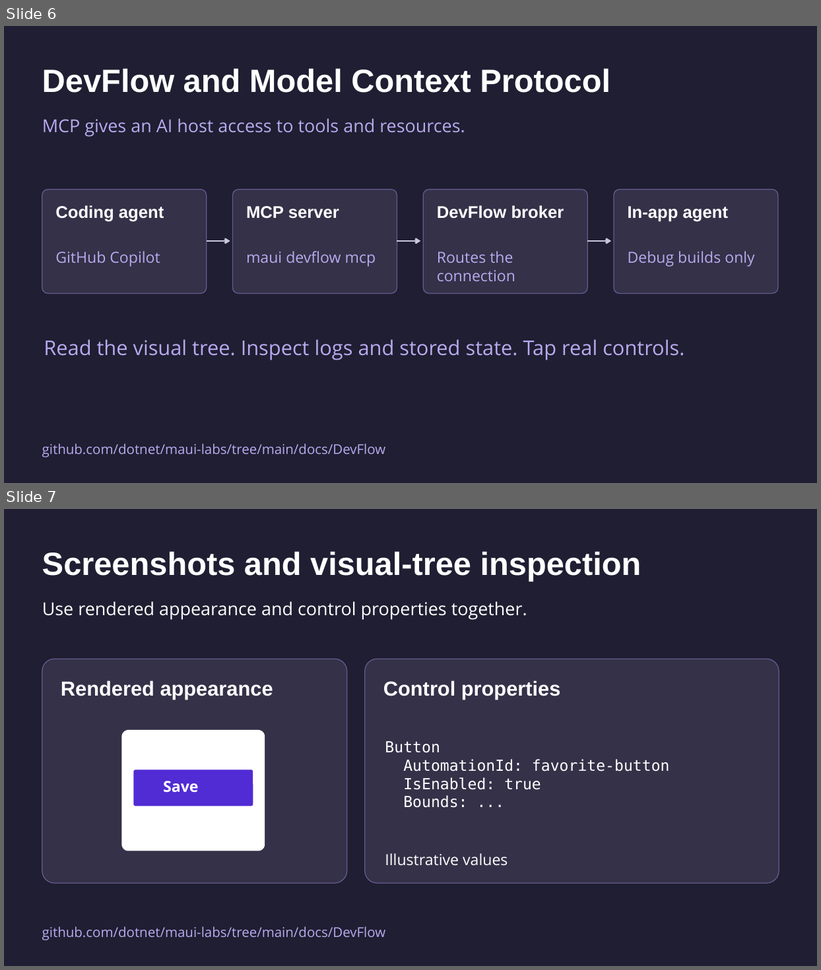
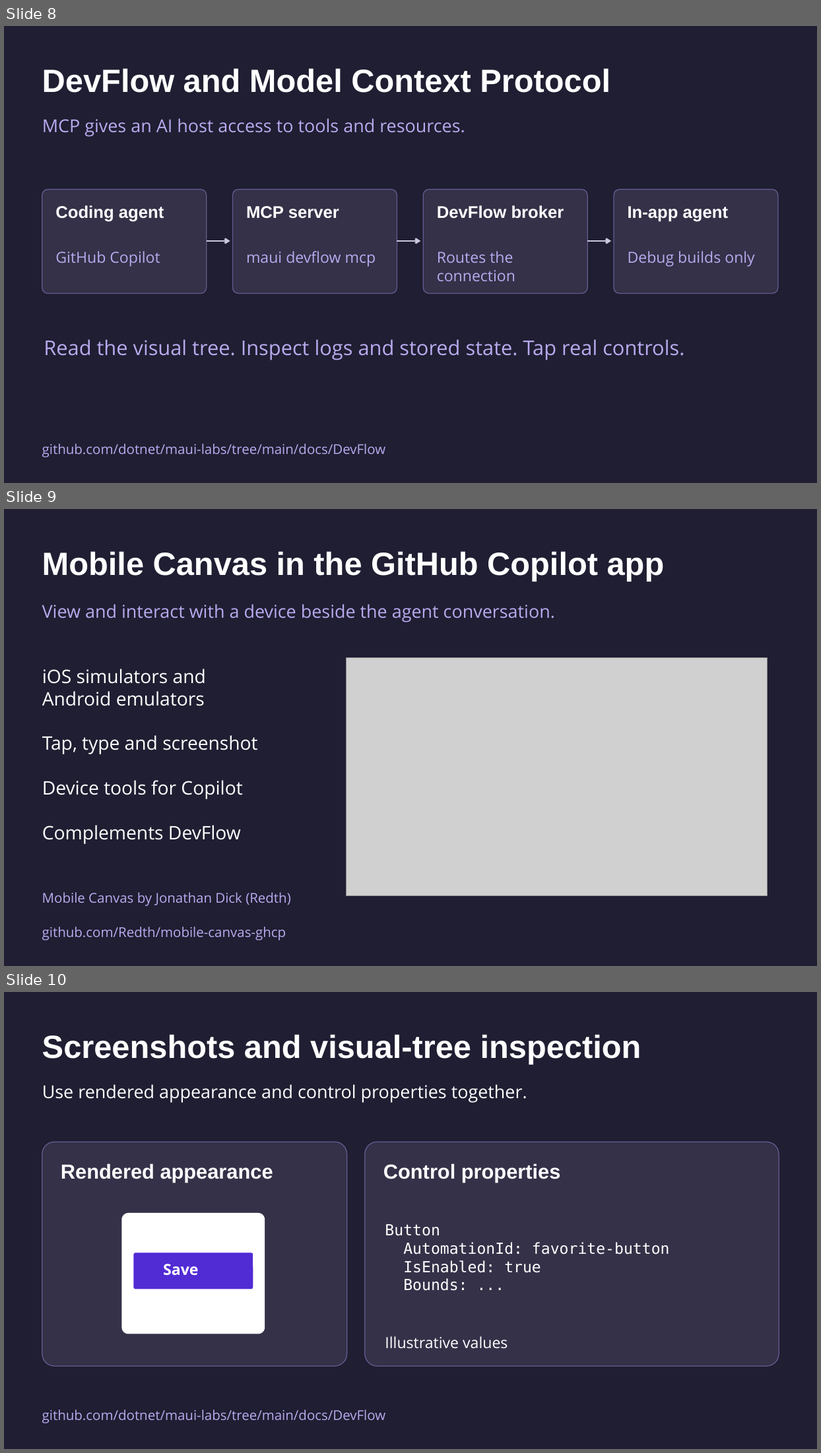
Before and after one commit to mattleibow/dotnetconf2026, a slide deck: slides.pptx. Shown one above the other, each under a label of ours: slides 6 and 7 before the commit, slides 8, 9 and 10 after it. The pictures are 821x970 and 821x1453 pixels, drawn with LibreOffice and Linux fonts; fonts in the diff are those of the drawing; grey boxes stand for pictures. Boxes give left, top, right and bottom in pixels: in the first picture for what was removed or moved away, otherwise in the second. Text is boxed around its words. In the diff, an @@ line names an element or a change of style, - is before the commit and + after.

```diff
--- a/slides.pptx
+++ b/slides.pptx
@@ slide 9 added at <box>4,509,817,966</box>, background #1F1E32 @@
@@ text added at <box>42,551,665,581</box>, 38 pt, text #FFFFFF, bold @@
+Mobile Canvas in the GitHub Copilot app
@@ text added at <box>42,604,555,623</box>, 21 pt, text #B9AAEE @@
+View and interact with a device beside the agent conversation.
@@ picture added at <box>346,658,768,896</box> @@
@@ text added at <box>42,669,257,844</box>, 22 pt, text #FFFFFF @@
+iOS simulators and
+Android emulators
+Tap, type and screenshot
+Device tools for Copilot
+Complements DevFlow
@@ text added at <box>42,892,291,906</box>, 16 pt, text #B9AAEE @@
+Mobile Canvas by Jonathan Dick (Redth)
@@ text added at <box>42,927,286,941</box>, 16 pt, text #B9AAEE @@
+github.com/Redth/mobile-canvas-ghcp
@@ what was slide 6 is now slide 8 @@
@@ what was slide 7 is now slide 10 @@
```
Also in this commit, not shown: 3 slides changed, 2 other slides added.
